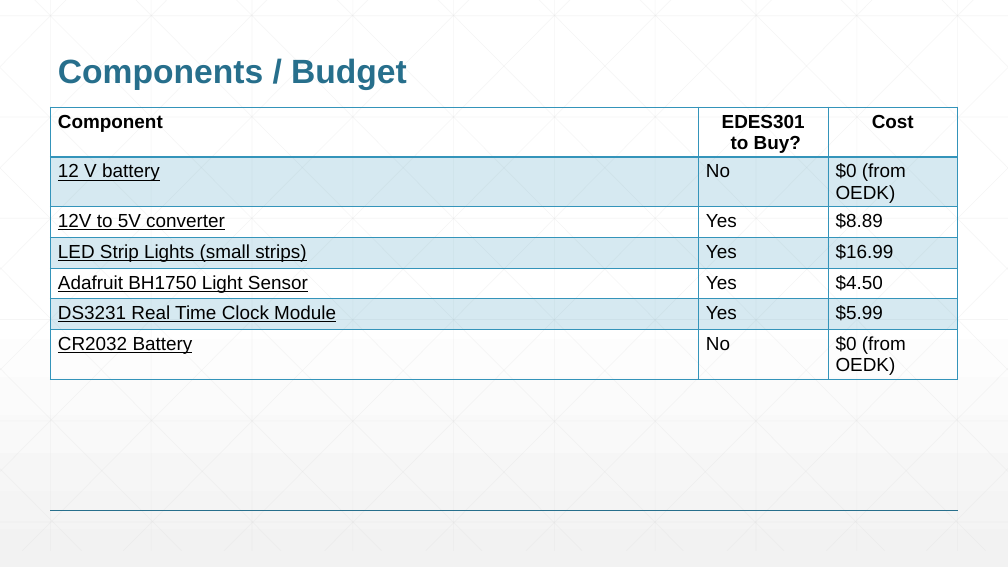
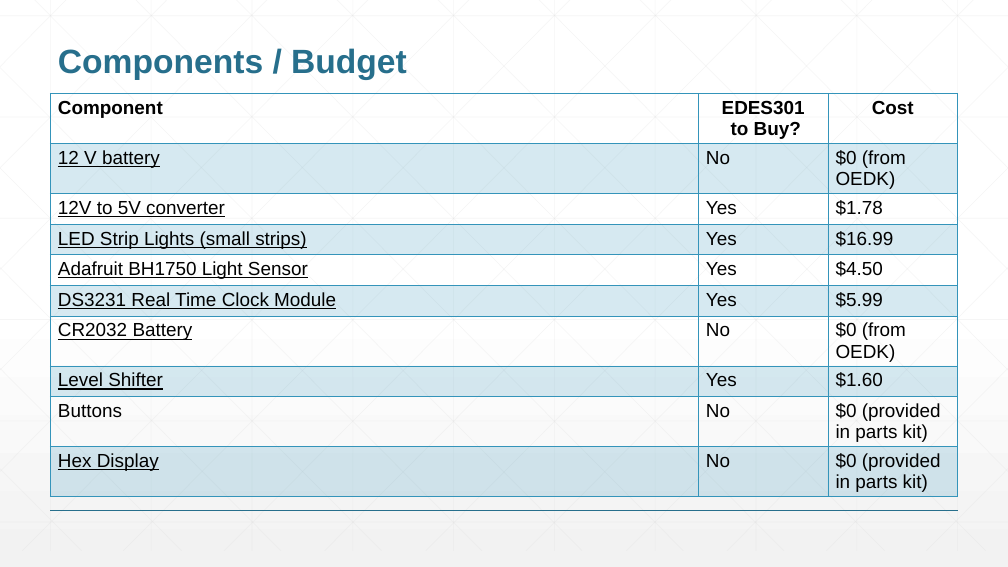
Before and after one commit to sophiloh/EDES301, a slide deck: slide 5 of project_01/docs/Loh_EDES301_project_01_proposal.pptx. Drawn at 1008x567 pixels with LibreOffice and Linux fonts; fonts in the diff are those of the drawing. Boxes give left, top, right and bottom in pixels: in the first picture for what was removed or moved away, otherwise in the second. Text is boxed around its words. In the diff, an @@ line names an element or a change of style, - is before the commit and + after.

```diff
--- a/project_01/docs/Loh_EDES301_project_01_proposal.pptx
+++ b/project_01/docs/Loh_EDES301_project_01_proposal.pptx
@@ title "Components / Budget": place and size @@
-title "Components / Budget" at bbox=[58, 58, 407, 90]
+title "Components / Budget" at bbox=[58, 48, 407, 80]
@@ table at bbox=[51, 94, 957, 512] @@
-row 3, column 3: $8.89
+row 3, column 3: $1.78
+row 8: Level Shifter | Yes | $1.60
+row 9: Buttons | No | $0 (provided in parts kit)
+row 10: Hex Display | No | $0 (provided in parts kit)
@@ table: place and size @@
-table at bbox=[51, 107, 957, 389]
+table at bbox=[51, 94, 957, 512]
```
Also in this commit, not shown: 3 other slides changed.
